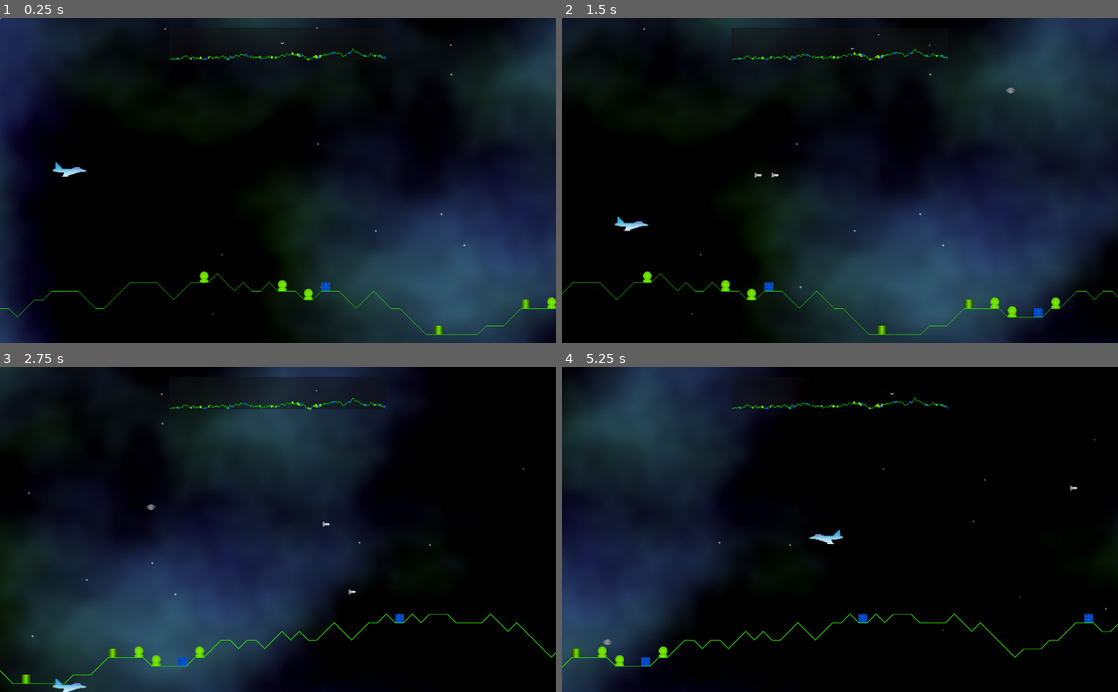
Above: before the commit, frames 1-4 (two rows, left to right).
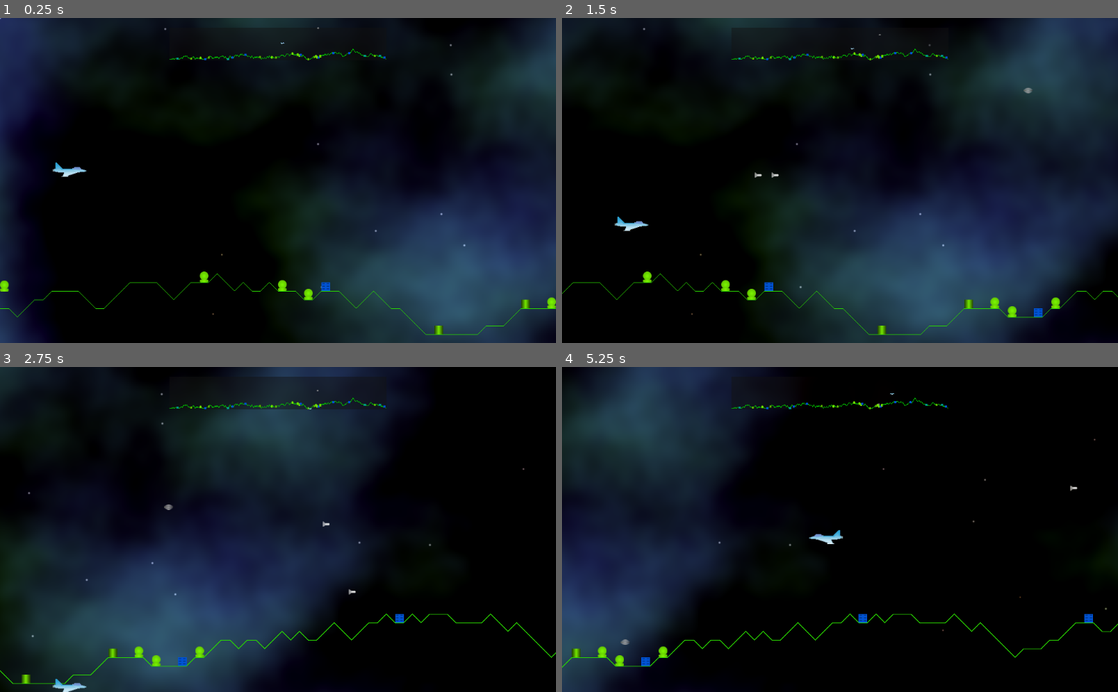
Above: after the commit, the same moments.

Repository: andrew-wilkes/godotia
Game: Godot game, scene res://scenes/Main.tscn
Same seed, same stepped clock (60 frames per second), same inputs: the game is played once before the commit and once after it.
Inputs:
- Up to frame 1 (0.25 s): no input
- Up to frame 2 (1.5 s): tap Enter (ui_accept) at 0.5, 0.77 s; hold Right (ui_right) 0.53-1.28 s; hold Down (ui_down) from 1.28 s (still down)
- Up to frame 3 (2.75 s): tap Enter (ui_accept) at 1.52 s; release Down (ui_down) at 2.03 s; hold Right (ui_right) from 2.03 s (still down)
- Up to frame 4 (5.25 s): release Right (ui_right) at 2.78 s; hold Up (ui_up) 2.78-3.53 s; tap Enter (ui_accept) at 3.02, 3.77, 4.52 s; hold Left (ui_left) 3.53-5.03 s; hold Down (ui_down) from 5.03 s (still down)

The runs differ from the first frame. In frame 1, less than 0.1% of the frame differs, in the area x 0-58%, y 2-85%; in frame 2, less than 0.1%; in frame 3, less than 0.1%; in frame 4, less than 0.1%.

Commit message:
Make falling structure able to crash or hit ground level

Diff:
--- a/scenes/Main.gd
+++ b/scenes/Main.gd
@@ -3,6 +3,8 @@
 const THRUST = 500
 const MAX_SPEED = 500
 const TOP_LEVEL = 14
+const TEST_STRUCT = true
+const TEST_ENEMY = true
 
 enum { LEFT, RIGHT }
 
@@ -42,7 +44,7 @@
 
 func resize():
 	size = get_viewport_rect().size
-	terrain.set_base_level(size.y)
+	terrain.set_base_level(size)
 	sky.resize(size)
 	map.resize(terrain, size.y)
 	map.rect_position.x = (size.x - map.rect_size.x) / 2
@@ -56,11 +58,20 @@
 		var structure = Structures.generate()
 		globals.add_entity(structure, "structures")
 		node.add_child(structure)
-		pass
 	map.add_structures()
 	map.add_player(player, scroll_position, terrain)
 	enemies_to_spawn = 10
 	spawn_enemy()
+	if TEST_STRUCT:
+		add_test_structure()
+
+
+func add_test_structure():
+	# Test falling
+	var structure = Structures.generate()
+	structure.position = Vector2(scroll_position + 16, -80)
+	structure.state = 1
+	terrain.line.add_child(structure)
 
 
 func spawn_enemy():
@@ -68,7 +79,8 @@
 		var target = pick_target()
 		if target:
 			add_enemy(target)
-	#$Spawner.start(rand_range(1, 5))
+	if !TEST_ENEMY:
+		$Spawner.start(rand_range(1, 5))
 
 
 func _on_Spawner_timeout():
@@ -83,7 +95,10 @@
 			targets.append(i)
 	var pick = false
 	if targets.size():
-		pick = globals.structures[targets[17]] #randi() % targets.size()]]
+		var i = randi() % targets.size()
+		if TEST_ENEMY:
+			i = 18 # Manually choose a target
+		pick = globals.structures[targets[i]]
 	pick.targeted = true
 	return pick
 
--- a/scenes/Player.tscn
+++ b/scenes/Player.tscn
@@ -16,14 +16,5 @@
 
 [node name="Sprite" type="Sprite" parent="."]
 texture = ExtResource( 1 )
-
-[node name="Label" type="Label" parent="."]
-margin_left = -30.0
-margin_top = -30.0
-margin_right = 102.0
-margin_bottom = -16.0
-__meta__ = {
-"_edit_use_anchors_": false
-}
 [connection signal="area_entered" from="." to="." method="_on_Player_area_entered"]
 [connection signal="body_entered" from="." to="." method="_on_Player_body_entered"]
--- a/scenes/Structure.gd
+++ b/scenes/Structure.gd
@@ -2,7 +2,8 @@
 
 class_name Structure, "res://textures/structures/aparto.png"
 
-const ACCEL = 9.8
+const ACCEL = 20
+const CRASH_SPEED = 40
 
 enum states { STATIC, FALLING }
 
@@ -19,5 +20,16 @@
 		velocity.y += delta * ACCEL
 		var collision = move_and_collide(velocity * delta)
 		if collision:
+			if velocity.y >= CRASH_SPEED:
+				print("Structure crash speed: ", velocity.y)
+				destroy()
 			velocity.y = 0
 			state = states.STATIC
+		if position.y > 0:
+			print("Structure hit ground")
+			state = states.STATIC
+			destroy()
+
+
+func destroy():
+	visible = false
--- a/scenes/Structure.tscn
+++ b/scenes/Structure.tscn
@@ -7,6 +7,7 @@
 
 [node name="Structure" type="KinematicBody2D"]
 collision_layer = 2
+collision_mask = 65
 
 [node name="CollisionShape2D" type="CollisionShape2D" parent="."]
 position = Vector2( -8, -8 )
--- a/scenes/Terrain.gd
+++ b/scenes/Terrain.gd
@@ -8,6 +8,7 @@
 const MAX_HEIGHT = 300
 
 var line
+var ground
 var base_level
 var flats = []
 var last_point
@@ -21,8 +22,8 @@
 	add_collision_surfaces()
 
 
-func set_base_level(y_size):
-	base_level = y_size - GRID_SIZE
+func set_base_level(size):
+	base_level = size.y - GRID_SIZE
 	line.position.y = base_level
 
 
